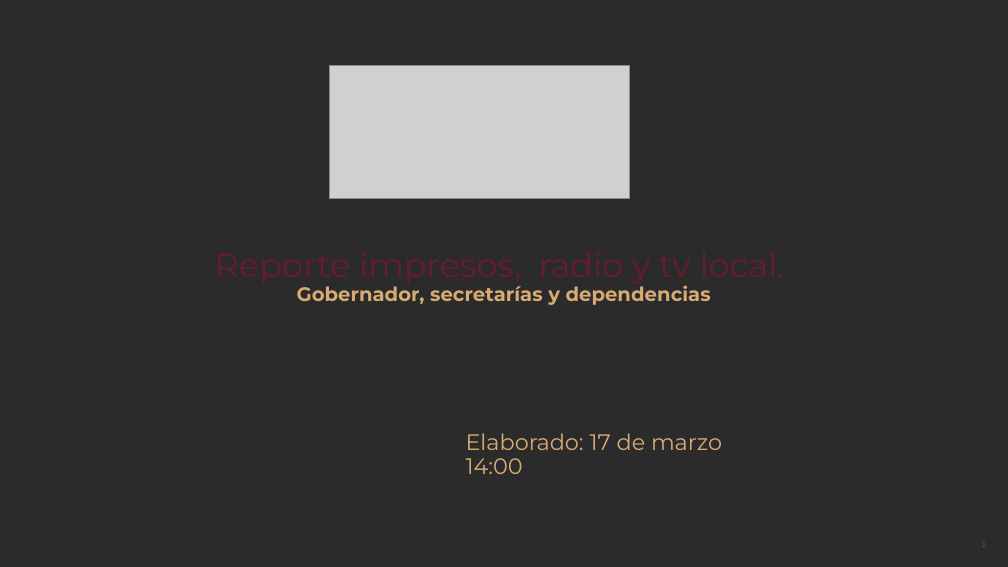
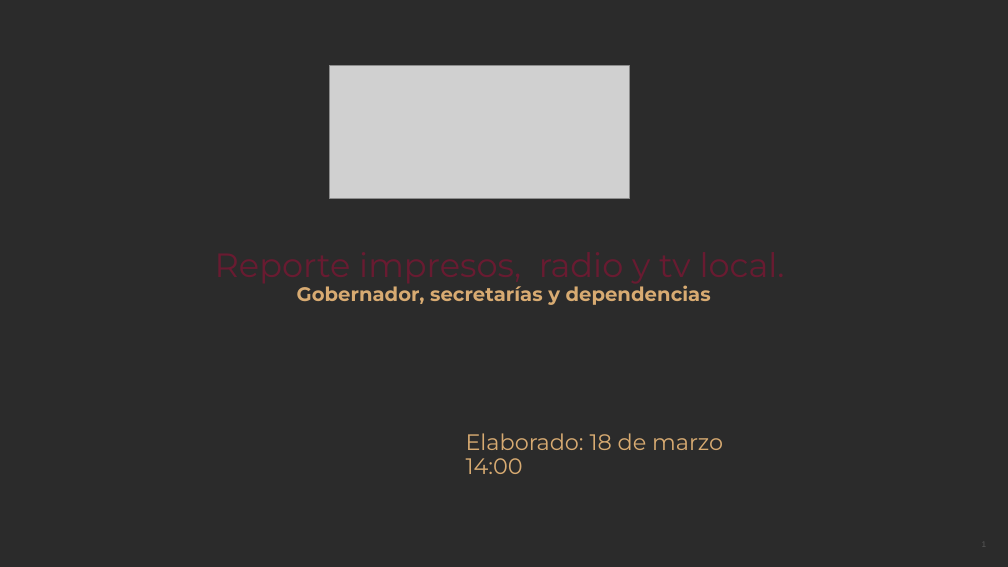
Before and after one commit to thelonious9/Reporteportadas, a slide deck: slide 1 of Reporte 170326.pptx. Drawn at 1008x567 pixels with LibreOffice and Linux fonts; fonts in the diff are those of the drawing; grey boxes stand for pictures; background and template pictures are left out; a plain dark background stands for a picture behind light text. Boxes give left, top, right and bottom in pixels: in the first picture for what was removed or moved away, otherwise in the second. Text is boxed around its words. In the diff, an @@ line names an element or a change of style, - is before the commit and + after.

Commit message:
Reporte 17 de marzo

```diff
--- a/Reporte 170326.pptx
+++ b/Reporte 170326.pptx
@@ text at (x1=466, y1=433, x2=723, y2=450): text changed @@
-Elaborado: 17 de marzo
+Elaborado: 18 de marzo
```
Also in this commit, not shown: 7 other slides changed, 3 slides added, 3 other files.
